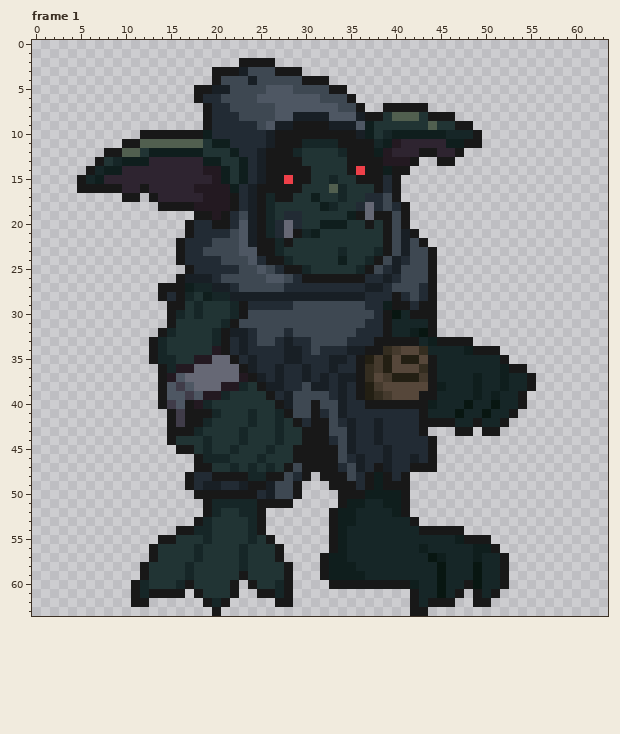
Two versions of one pixel-art file, ARTE/spr_player_project.ase. Above: the version before the commit.
64x64 pixels, 1 frame. Colours within 5 levels of each other are drawn and written as one. Shown: frame 1. The commit also changed other frames, which this record leaves out.
After the commit:
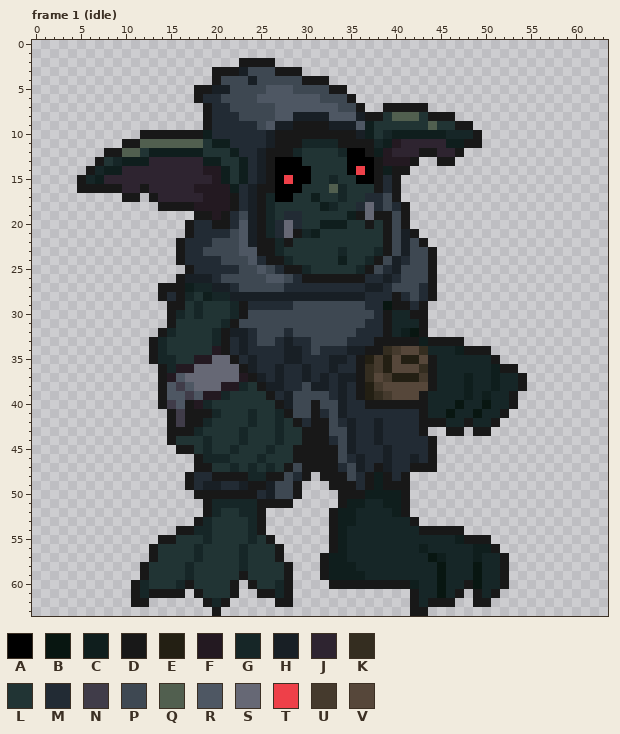
Palette (. is transparent): A #000000  B #081611  C #0f1e1d  D #181818  E #231f13  F #231921  G #162627  H #181f25  J #2e2430  K #342d20  L #213434  M #222b34  N #403c49  P #3e4852  Q #515f4f  R #4e5763  S #666875  T #ee4049  U #453a2d  V #56473a
What changed:
{"where": "frame 1 (idle), layers \"head\", \"right_arm\""}
{"frame":1,"y":12,"x":35,"old":"DD","new":"AA"}
{"frame":1,"y":13,"x":27,"old":"DDD","new":"AAA"}
{"frame":1,"y":13,"x":35,"old":"DDD","new":"AAA"}
{"frame":1,"y":14,"x":27,"old":"DDDD","new":"AAAA"}
{"frame":1,"y":14,"x":35,"old":"D","new":"A"}
{"frame":1,"y":14,"x":37,"old":"D","new":"A"}
{"frame":1,"y":15,"x":27,"old":"D","new":"A"}
{"frame":1,"y":15,"x":29,"old":"DD","new":"AA"}
{"frame":1,"y":15,"x":36,"old":"DD","new":"AA"}
{"frame":1,"y":16,"x":27,"old":"DDD","new":"AAA"}
{"frame":1,"y":17,"x":27,"old":"DD","new":"AA"}
{"frame":1,"y":29,"x":39,"old":"C","new":"B"}
{"frame":1,"y":29,"x":44,"old":"D","new":"."}
{"frame":1,"y":30,"x":40,"old":"B","new":"G"}
{"frame":1,"y":30,"x":44,"old":"D","new":"."}
{"frame":1,"y":31,"x":43,"old":"GD","new":"D."}
{"frame":1,"y":32,"x":41,"old":"GCBD","new":"CBD."}
{"frame":1,"y":33,"x":43,"old":"GC","new":"CD"}
{"frame":1,"y":33,"x":48,"old":"D","new":"."}
{"frame":1,"y":34,"x":47,"old":"GC","new":"CD"}
{"frame":1,"y":34,"x":51,"old":"D","new":"."}
{"frame":1,"y":35,"x":51,"old":"GD","new":"D."}
{"frame":1,"y":36,"x":51,"old":"GC","new":"CD"}
{"frame":1,"y":36,"x":54,"old":"D","new":"."}
{"frame":1,"y":37,"x":48,"old":"GC","new":"CG"}
{"frame":1,"y":37,"x":51,"old":"GC","new":"CG"}
{"frame":1,"y":37,"x":54,"old":"GD","new":"D."}
{"frame":1,"y":38,"x":45,"old":"C","new":"G"}
{"frame":1,"y":38,"x":48,"old":"GC","new":"CG"}
{"frame":1,"y":38,"x":51,"old":"GC","new":"CG"}
{"frame":1,"y":38,"x":54,"old":"GD","new":"D."}
{"frame":1,"y":39,"x":44,"old":"D","new":"G"}
{"frame":1,"y":39,"x":48,"old":"GCGC","new":"CGCG"}
{"frame":1,"y":39,"x":53,"old":"GD","new":"D."}
{"frame":1,"y":40,"x":44,"old":"C","new":"G"}
{"frame":1,"y":40,"x":47,"old":"GB","new":"BG"}
{"frame":1,"y":40,"x":50,"old":"GB","new":"BG"}
{"frame":1,"y":40,"x":53,"old":"GD","new":"D."}
{"frame":1,"y":41,"x":46,"old":"GB","new":"BG"}
{"frame":1,"y":41,"x":49,"old":"GB","new":"BG"}
{"frame":1,"y":41,"x":52,"old":"GD","new":"D."}
{"frame":1,"y":42,"x":46,"old":"D","new":"G"}
{"frame":1,"y":42,"x":48,"old":"GD","new":"DG"}
{"frame":1,"y":42,"x":51,"old":"GD","new":"D."}
{"frame":1,"y":43,"x":46,"old":".","new":"D"}
{"frame":1,"y":43,"x":48,"old":"D.","new":".D"}
{"frame":1,"y":43,"x":51,"old":"D","new":"."}
{"label":"changed","picture_box":[275,148,374,202]}
{"label":"changed","picture_box":[383,301,536,436]}
